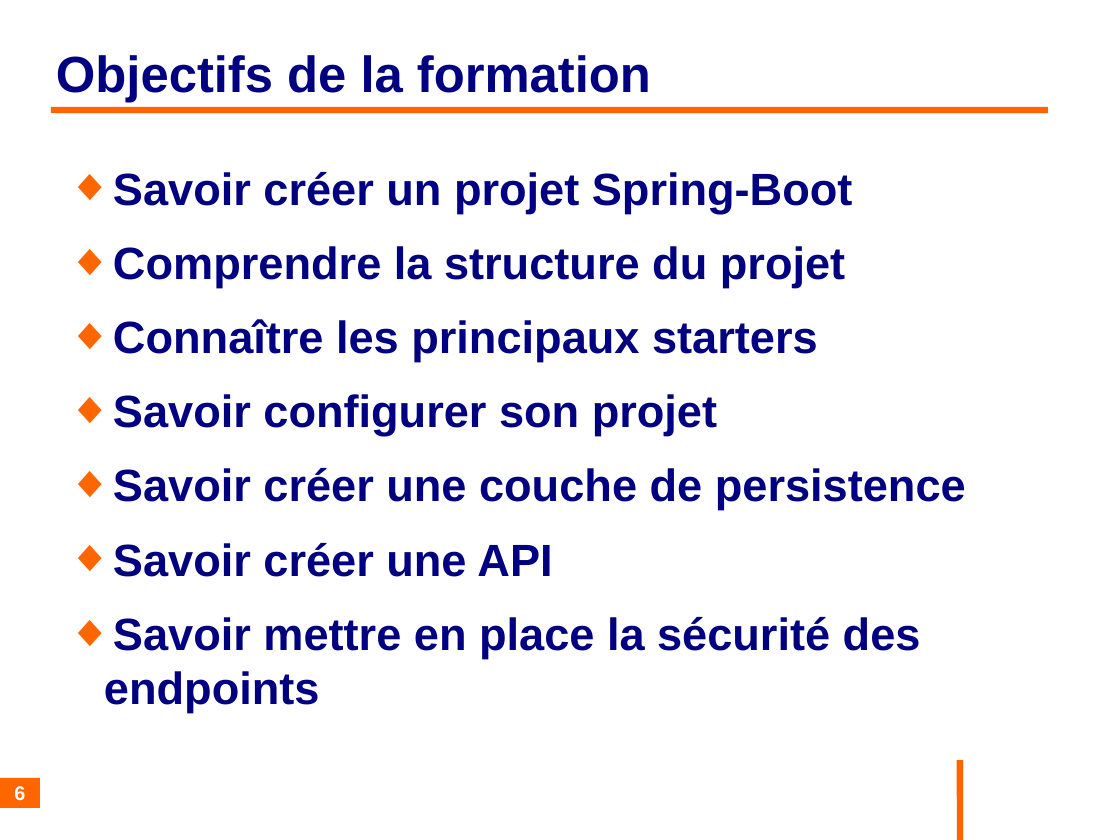
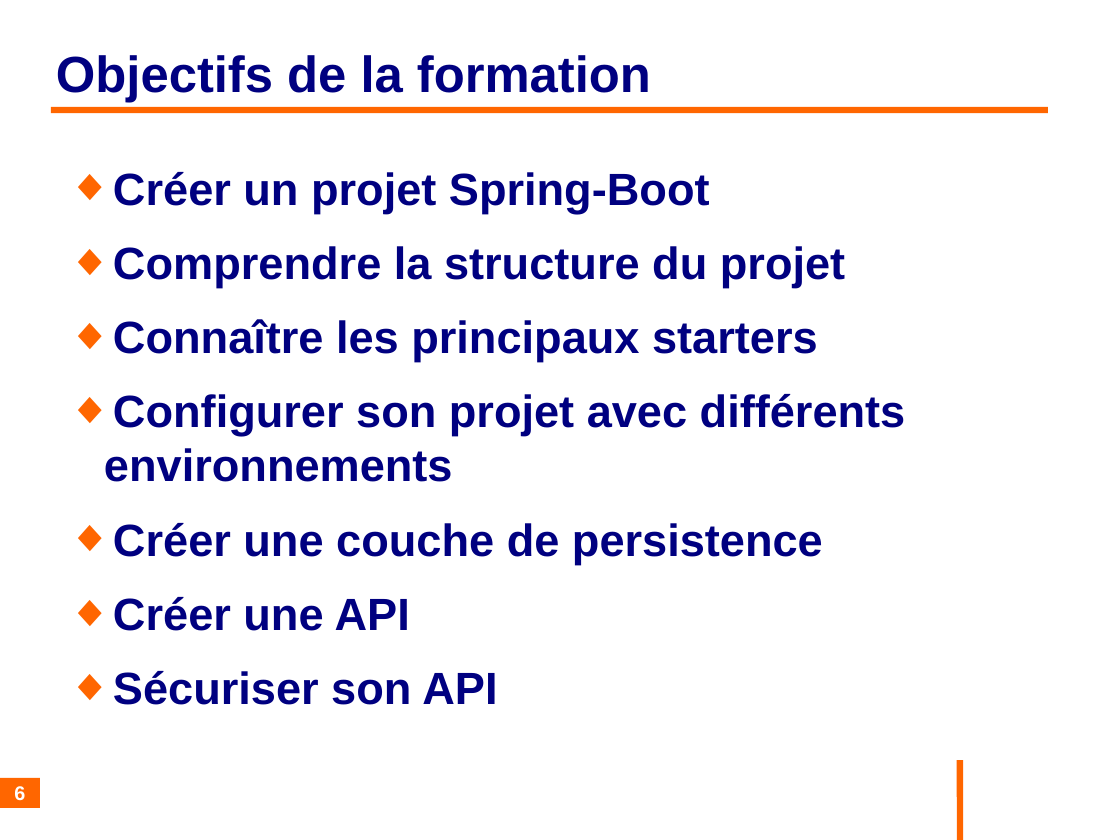
Before and after one commit to philphils/formation-spring-boot, a slide deck: slide 6 of Documentation/diapo_formation_spring_boot.odp. Drawn at 1120x840 pixels with LibreOffice and Linux fonts; fonts in the diff are those of the drawing; background and template pictures are left out. Boxes give left, top, right and bottom in pixels: in the first picture for what was removed or moved away, otherwise in the second. Text is boxed around its words. In the diff, an @@ line names an element or a change of style, - is before the commit and + after.

```diff
--- a/Documentation/diapo_formation_spring_boot.odp
+++ b/Documentation/diapo_formation_spring_boot.odp
@@ text at box(113, 172, 710, 213): text changed @@
-◆ Savoir créer un projet Spring-Boot
+◆ Créer un projet Spring-Boot
@@ text at box(104, 394, 906, 705): text changed @@
-◆ Savoir configurer son projet
-◆ Savoir créer une couche de persistence
-◆ Savoir créer une API
-◆ Savoir mettre en place la sécurité des endpoints
+◆ Configurer son projet avec différents environnements
+◆ Créer une couche de persistence
+◆ Créer une API
+◆ Sécuriser son API
```
Also in this commit, not shown: 8 other slides changed, 19 slides added.
